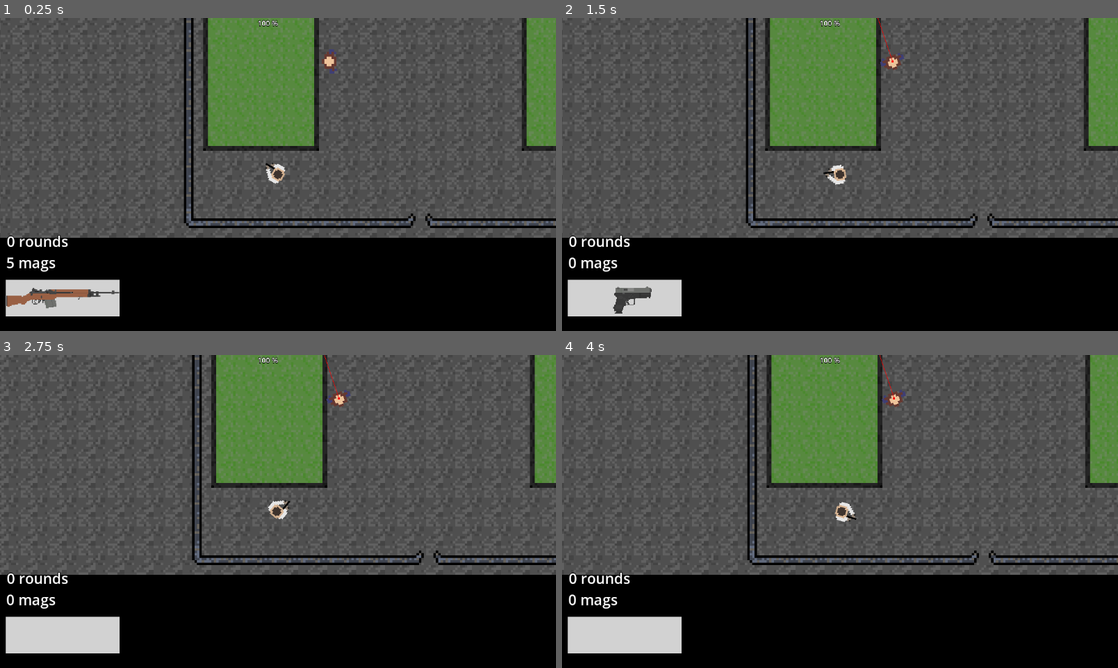
Above: before the commit, frames 1-4 (two rows, left to right).
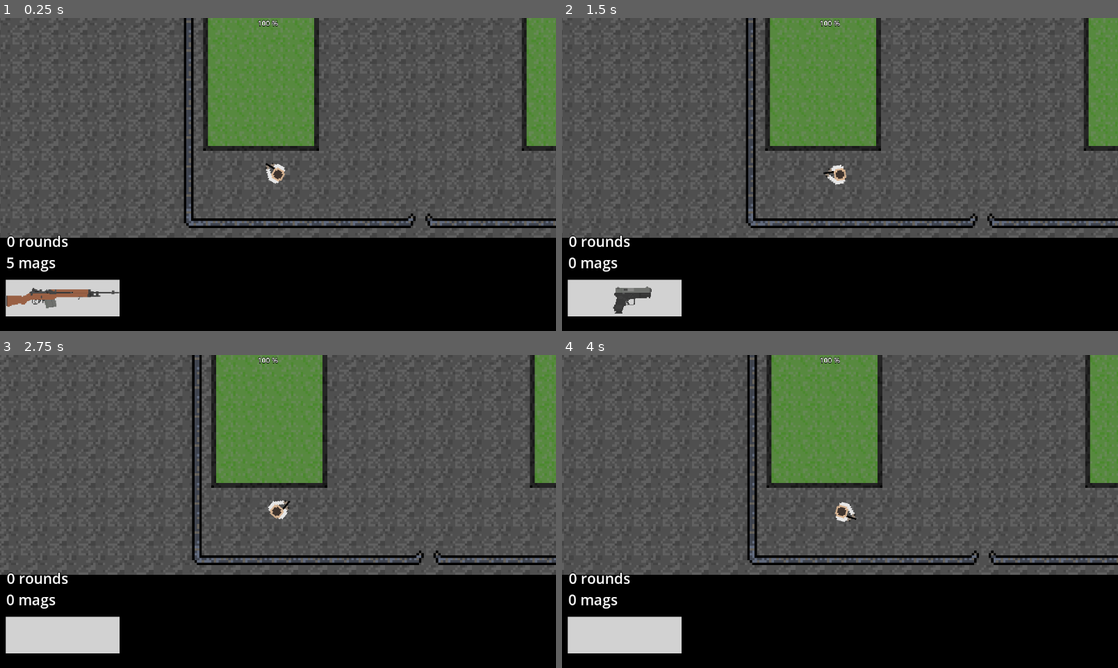
Above: after the commit, the same moments.

Repository: simplyuyu5/morimiya-like
Game: Godot game, scene res://scenes/maps/map_game.tscn
The game is run twice, just before and just after one commit, with the same random seed, the same clock (stepped at 60 frames per second) and the same inputs. The project has no main scene, so this scene is started directly.
Inputs (mouse positions are in pixels of both pictures, inside the frame that each line leads up to):
- Up to frame 1 (0.25 s): no input
- Up to frame 2 (1.5 s): tap Enter at 0.5 s; move the mouse to (962, 158) at 0.52 s; tap 1 (1) at 0.6 s; tap 2 (2) at 0.8, 1.35 s; tap Space at 1.25 s; move the mouse to (728, 190) at 1.27 s
- Up to frame 3 (2.75 s): tap 3 (3) at 1.55, 2.1 s; tap Enter at 2 s; move the mouse to (333, 442) at 2.02 s; tap A (a) at 2.3 s
- Up to frame 4 (4 s): move the mouse to (812, 574) at 2.77 s; tap A (a) at 2.85 s; tap D (d) at 3.05, 3.6 s; move the mouse to (1006, 558) at 3.52 s; click (1006, 558) at 3.8 s

The runs differ from the first frame. In frame 1, 0.1% of the frame differs, in the area x 57-61%, y 10-18%; in frame 2, 0.1%; in frame 3, 0.1%; in frame 4, 0.1%, in the area x 57-62%, y 0-17%.
Error before the commit: Invalid access to property or key 'position' on a base object of type 'Vector2'. (res://scripts/30_npc_movement.gd:52)

Commit message:
0.41
now walking module of npc handles bleeding decal. surprisingly it does not helps so far :O

trying to make states, npc just tries to reach goal node so far

Diff:
--- a/scenes/maps/map_game.tscn
+++ b/scenes/maps/map_game.tscn
@@ -9,20 +9,21 @@
 [node name="NavigationRegion2D" parent="." instance=ExtResource("1_5owsa")]
 show_behind_parent = true
 visibility_layer = 4
+z_index = -5
 scale = Vector2(5, 5)
 navigation_layers = 17
 metadata/_edit_lock_ = true
 
-[node name="npcs" type="Node" parent="."]
-
 [node name="CharacterBody2D" parent="." instance=ExtResource("2_ropr1")]
-visibility_layer = 2
+visibility_layer = 4
+z_index = -3
 position = Vector2(95.00003, 948.9999)
 scale = Vector2(3.4999995, 3.4999995)
 
 [node name="tpo_npc" parent="." instance=ExtResource("4_e5gab")]
 visibility_layer = 2
-position = Vector2(204, 714.99994)
+z_index = -1
+position = Vector2(654.00006, 456.99997)
 rotation = 1.5621265
 scale = Vector2(0.99999964, 0.99999964)
 motion_mode = 1
--- a/scenes/npc/30_npc.tscn
+++ b/scenes/npc/30_npc.tscn
@@ -75,12 +75,11 @@
 position = Vector2(133, 16)
 
 [node name="NavigationAgent2D" type="NavigationAgent2D" parent="."]
-path_postprocessing = 1
+path_postprocessing = 2
 avoidance_enabled = true
 avoidance_layers = 17
 avoidance_mask = 17
 debug_enabled = true
-debug_path_custom_color = Color(0.36862746, 0, 1, 1)
 
 [node name="nav_timer" type="Timer" parent="NavigationAgent2D"]
 wait_time = 0.5
--- a/scenes/shells.tscn
+++ b/scenes/shells.tscn
@@ -7,6 +7,7 @@
 
 [node name="shells_core" type="Node2D"]
 show_behind_parent = true
+z_index = -4
 scale = Vector2(5, 5)
 script = ExtResource("1_vdsjt")
 
--- a/scripts/30_npc_movement.gd
+++ b/scripts/30_npc_movement.gd
@@ -39,7 +39,8 @@
 
 func _ready() -> void:
 	skins(randi_range(0,3))
-	goal = goal_node.position
+	goal = goal_node
+	agent.target_position = goal.global_position
 
 func _process(_delta:float):
 
@@ -69,6 +70,8 @@
 			state()
 		states.WANDER:
 			goal_node.position = global_position + Vector2(randi_range(-10,10),randi_range(-10,10))
+			goal_node.position = Vector2i(randi_range(-300,300),randi_range(-200,200)) + Vector2i(position)
+			goal = goal_node
 		states.RUN:
 			goal_node.position = position.direction_to(player.position)
 			goal = goal_node
@@ -102,6 +105,12 @@
 	dead.show()
 
 
+
+func decal_bleed():
+	hp_man.blood.position = position + Vector2(randi_range(-20,20),randi_range(-20,20))
+	hp_man.blood.rotation = randi_range(0,360)
+	add_sibling(hp_man.blood)
+
 func _on_nav_timer_timeout() -> void:
 	if agent.target_position != goal_node.global_position:
 		agent.target_position = goal_node.global_position
--- a/scripts/character_body_2d.gd
+++ b/scripts/character_body_2d.gd
@@ -68,6 +68,8 @@
 
 		if ray.is_colliding() and target.is_in_group("wall"):
 			ray.enabled = false
+		else:
+			pass
 		if ray.is_colliding() and target.is_in_group("living"):
 			if randf_range(0,100.0) <= float(weapon.chance_hit):
 				target.hp -=weapon.damage
@@ -159,8 +161,8 @@
 	var shell_inst = shells.instantiate()
 	shell_inst.shell_look = shell
 
-	shell_inst.position = pos.global_position;
-	shell_inst.global_transform = pos.global_transform;
+	shell_inst.global_transform = pos.global_transform
+	shell_inst.position = pos.global_position + Vector2(randi_range(-5,5),randi_range(-5,5));
 	shell_inst.rotation_degrees = pos.rotation_degrees
 	shell_inst.rotation_degrees += randi_range(0,70)
 
